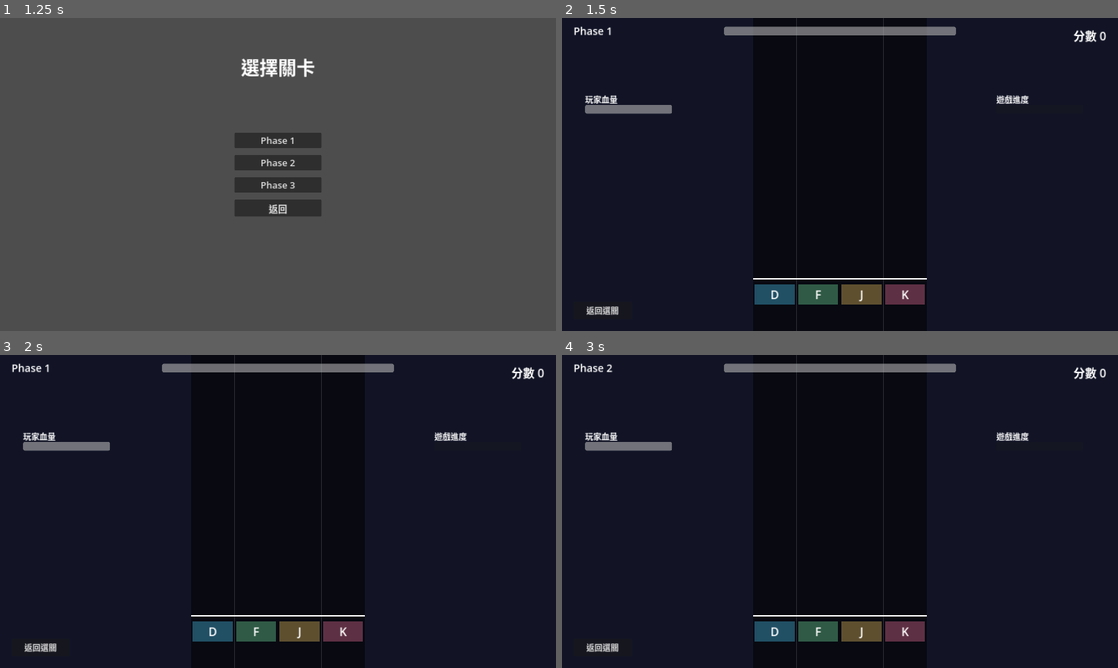
Above: before the commit, frames 1-4 (two rows, left to right).
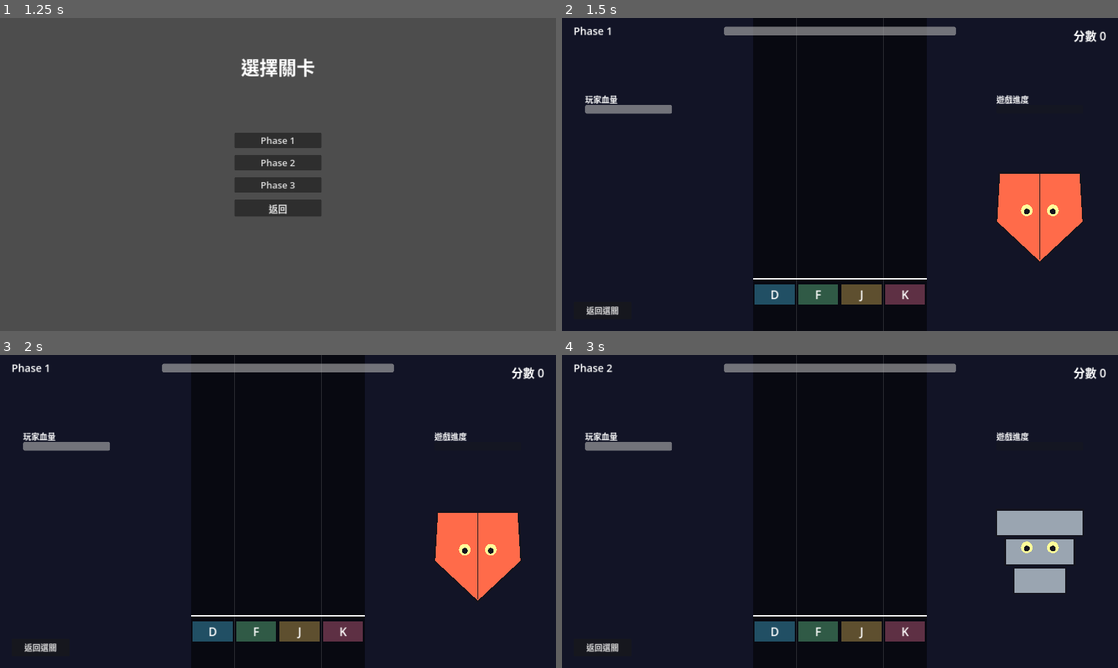
Above: after the commit, the same moments.

Repository: Jasper-411087/-
Game: Godot game, scene res://scenes/main_menu.tscn
The game is run twice, just before and just after one commit, with the same random seed, the same clock (stepped at 60 frames per second) and the same inputs.
Inputs:
- Up to frame 1 (1.25 s): click "開始遊戲" at 0.5 s
- Up to frame 2 (1.5 s): click "Phase 1" at 1.25 s
- Up to frame 3 (2 s): no input
- Up to frame 4 (3 s): click "返回選關" at 2 s; click "Phase 2" at 2.75 s

Frame 1 is identical in both runs. In frame 2, 3.2% of the frame differs, in the area x 78-94%, y 49-78%; in frame 3, 3.2%, in the area x 78-94%, y 50-79%; in frame 4, 2.8%.

Commit message:
Add procedural SFX, placeholder boss with animations
Co-Authored-By: Claude Sonnet 5.5 <noreply@anthropic.com>

Diff:
--- a/project.godot
+++ b/project.godot
@@ -13,6 +13,7 @@
 
 GameState="*res://scripts/autoload/game_state.gd"
 SceneManager="*res://scripts/autoload/scene_manager.gd"
+Sfx="*res://scripts/autoload/sfx.gd"
 
 [display]
 
--- a/scenes/game.tscn
+++ b/scenes/game.tscn
@@ -1,7 +1,8 @@
-[gd_scene load_steps=3 format=3]
+[gd_scene load_steps=4 format=3]
 
 [ext_resource type="Script" path="res://scripts/game.gd" id="1"]
 [ext_resource type="Script" path="res://scripts/note_field.gd" id="2"]
+[ext_resource type="Script" path="res://scripts/boss.gd" id="3"]
 
 [node name="Game" type="Control"]
 layout_mode = 3
@@ -24,6 +25,15 @@
 anchor_bottom = 1.0
 mouse_filter = 2
 script = ExtResource("2")
+
+[node name="Boss" type="Control" parent="."]
+layout_mode = 0
+offset_left = 1450.0
+offset_top = 480.0
+offset_right = 1850.0
+offset_bottom = 880.0
+mouse_filter = 2
+script = ExtResource("3")
 
 [node name="HUD" type="Control" parent="."]
 layout_mode = 1
--- /dev/null
+++ b/scripts/autoload/sfx.gd
@@ -0,0 +1,77 @@
+extends Node
+## 音效（Autoload: Sfx）
+## 預設用程式合成占位音效。要換正式音檔：把檔案放到 assets/audio/sfx/<名稱>.ogg（或 .wav），
+## 名稱見 NAMES，存在時會優先使用。
+
+const RATE := 22050
+const NAMES := ["perfect", "good", "bad", "miss", "clear", "fail"]
+const POOL_SIZE := 8
+
+var _streams := {}
+var _players: Array[AudioStreamPlayer] = []
+var _next := 0
+
+
+func _ready() -> void:
+	process_mode = Node.PROCESS_MODE_ALWAYS
+	for i in POOL_SIZE:
+		var p := AudioStreamPlayer.new()
+		add_child(p)
+		_players.append(p)
+	for n in NAMES:
+		_streams[n] = _load_custom(n)
+		if _streams[n] == null:
+			_streams[n] = _synth(n)
+
+
+func play(sfx_name: String, volume_db: float = -6.0) -> void:
+	var stream: AudioStream = _streams.get(sfx_name)
+	if stream == null:
+		return
+	var p := _players[_next]
+	_next = (_next + 1) % POOL_SIZE
+	p.stream = stream
+	p.volume_db = volume_db
+	p.play()
+
+
+func _load_custom(sfx_name: String) -> AudioStream:
+	for ext in ["ogg", "wav"]:
+		var path := "res://assets/audio/sfx/%s.%s" % [sfx_name, ext]
+		if ResourceLoader.exists(path):
+			return load(path)
+	return null
+
+
+func _synth(sfx_name: String) -> AudioStreamWAV:
+	match sfx_name:
+		"perfect": return _tone([1320.0], 0.09)
+		"good": return _tone([990.0], 0.09)
+		"bad": return _tone([440.0], 0.10, 0.4)
+		"miss": return _tone([160.0], 0.18, 0.5, true)
+		"clear": return _tone([523.0, 659.0, 784.0, 1047.0], 0.18)
+		"fail": return _tone([392.0, 330.0, 262.0, 196.0], 0.22)
+	return null
+
+
+## 依序播放 freqs 各 dur 秒的衰減音；noisy>0 混入雜訊；square 使用方波
+func _tone(freqs: Array, dur: float, noisy: float = 0.0, square: bool = false) -> AudioStreamWAV:
+	var per := int(RATE * dur)
+	var total := per * freqs.size()
+	var data := PackedByteArray()
+	data.resize(total * 2)
+	for k in freqs.size():
+		for i in per:
+			var t := float(i) / RATE
+			var env := exp(-t * (5.0 / dur)) * minf(1.0, float(i) / 40.0)
+			var s := sin(TAU * freqs[k] * t)
+			if square:
+				s = signf(s) * 0.6
+			s = s * (1.0 - noisy) + randf_range(-1.0, 1.0) * noisy
+			data.encode_s16((k * per + i) * 2, int(clampf(s * env, -1.0, 1.0) * 20000.0))
+	var wav := AudioStreamWAV.new()
+	wav.format = AudioStreamWAV.FORMAT_16_BITS
+	wav.mix_rate = RATE
+	wav.stereo = false
+	wav.data = data
+	return wav
--- /dev/null
+++ b/scripts/boss.gd
@@ -0,0 +1,90 @@
+extends Control
+## Boss 占位圖與動畫（程式繪製）。之後可換成 Sprite2D / AnimatedSprite2D 的正式美術。
+## 動畫：待機浮動、受擊閃白、Miss 回血時抖動、被擊敗淡出。
+
+const SIZE := Vector2(400, 400)
+const PHASE_COLORS := {1: Color("ff6b4a"), 2: Color("9aa5b1"), 3: Color("b070ff")}
+
+var phase := 1
+var _t := 0.0
+var _flash := 0.0     # 受擊閃白 0~1
+var _shake := 0.0     # 抖動強度
+var _defeated := false
+var _alpha := 1.0
+
+
+func _ready() -> void:
+	custom_minimum_size = SIZE
+	size = SIZE
+	pivot_offset = SIZE / 2.0
+
+
+func setup(p: int) -> void:
+	phase = p
+	_defeated = false
+	_alpha = 1.0
+	queue_redraw()
+
+
+func on_damage() -> void:
+	_flash = 1.0
+
+
+func on_heal() -> void:
+	_shake = 1.0
+
+
+func on_defeat() -> void:
+	_defeated = true
+
+
+func _process(delta: float) -> void:
+	_t += delta
+	_flash = maxf(0.0, _flash - delta * 6.0)
+	_shake = maxf(0.0, _shake - delta * 4.0)
+	if _defeated:
+		_alpha = maxf(0.0, _alpha - delta * 1.2)
+		rotation = sin(_t * 40.0) * 0.05 * _alpha
+	queue_redraw()
+
+
+func _draw() -> void:
+	var c: Color = PHASE_COLORS.get(phase, Color.WHITE)
+	var bob := sin(_t * 2.0) * 12.0
+	var jitter := Vector2(randf_range(-1, 1), randf_range(-1, 1)) * 10.0 * _shake
+	var center := SIZE / 2.0 + Vector2(0, bob) + jitter
+	var body := c.lerp(Color.WHITE, _flash * 0.8)
+	body.a = _alpha
+	var dark := Color(0.08, 0.08, 0.12, _alpha)
+	var glow := Color(1, 1, 0.6, _alpha)
+
+	match phase:
+		1:  # 外層防火牆：盾形 + 火焰紋
+			var pts := PackedVector2Array([
+				center + Vector2(-140, -150), center + Vector2(140, -150),
+				center + Vector2(150, 20), center + Vector2(0, 160), center + Vector2(-150, 20)])
+			draw_colored_polygon(pts, body)
+			draw_polyline(pts + PackedVector2Array([pts[0]]), dark, 6.0)
+			draw_line(center + Vector2(0, -150), center + Vector2(0, 150), dark, 4.0)
+		2:  # 機械怪：堆疊方塊
+			for i in 3:
+				var w := 300.0 - i * 60.0
+				var r := Rect2(center + Vector2(-w / 2.0, -150 + i * 100), Vector2(w, 90))
+				draw_rect(r, body)
+				draw_rect(r, dark, false, 5.0)
+		3:  # 核心：菱形 + 巨眼
+			var pts3 := PackedVector2Array([
+				center + Vector2(0, -170), center + Vector2(150, 0),
+				center + Vector2(0, 170), center + Vector2(-150, 0)])
+			draw_colored_polygon(pts3, body)
+			draw_polyline(pts3 + PackedVector2Array([pts3[0]]), dark, 6.0)
+	# 眼睛（共通）
+	var eye_y := -20.0 if phase != 3 else 0.0
+	for sx in [-1, 1]:
+		var ep: Vector2 = center + Vector2(sx * 45, eye_y)
+		if phase == 3 and sx == 1:
+			continue
+		if phase == 3:
+			ep = center
+		draw_circle(ep, 26.0 if phase == 3 else 20.0, glow)
+		draw_circle(ep + Vector2(0, 4), 10.0, dark)
--- a/scripts/game.gd
+++ b/scripts/game.gd
@@ -21,6 +21,7 @@
 @onready var progress_bar: ProgressBar = $HUD/Progress
 @onready var phase_label: Label = $HUD/PhaseLabel
 @onready var pause_menu: Control = $PauseMenu
+@onready var boss: Control = $Boss
 
 var notes: Array = []
 var song_time := -LEAD_IN
@@ -51,6 +52,7 @@
 	boss_hp_bar.max_value = GameState.BOSS_HP[GameState.current_phase]
 	progress_bar.max_value = maxf(song_length, 0.01)
 	phase_label.text = "Phase %d" % GameState.current_phase
+	boss.setup(GameState.current_phase)
 	$HUD/Back.pressed.connect(func(): SceneManager.go_to("level_select"))
 	$PauseMenu/Buttons/Resume.pressed.connect(_set_paused.bind(false))
 	$PauseMenu/Buttons/Quit.pressed.connect(func(): SceneManager.go_to("level_select"))
@@ -156,7 +158,13 @@
 
 
 func _judge(grade: String) -> void:
+	var boss_before := GameState.boss_hp
 	GameState.apply_judgement(grade)
+	if GameState.boss_hp < boss_before:
+		boss.on_damage()
+	elif GameState.boss_hp > boss_before:
+		boss.on_heal()
+	Sfx.play(grade)
 	note_field.last_grade = grade
 	_refresh_hud()
 
@@ -175,5 +183,10 @@
 		audio_player.stop()
 	GameState.cleared = GameState.is_cleared()
 	finished.emit()
-	if finished.get_connections().is_empty():
-		SceneManager.go_to("result")
+	if not finished.get_connections().is_empty():
+		return  # 測試工具接手，不切場景
+	Sfx.play("clear" if GameState.cleared else "fail", -3.0)
+	if GameState.cleared:
+		boss.on_defeat()
+	await get_tree().create_timer(1.6).timeout
+	SceneManager.go_to("result")
Not shown, added: scripts/autoload/sfx.gd.uid
Not shown, added: scripts/boss.gd.uid
Not shown, added: assets/audio/sfx/.gitkeep
